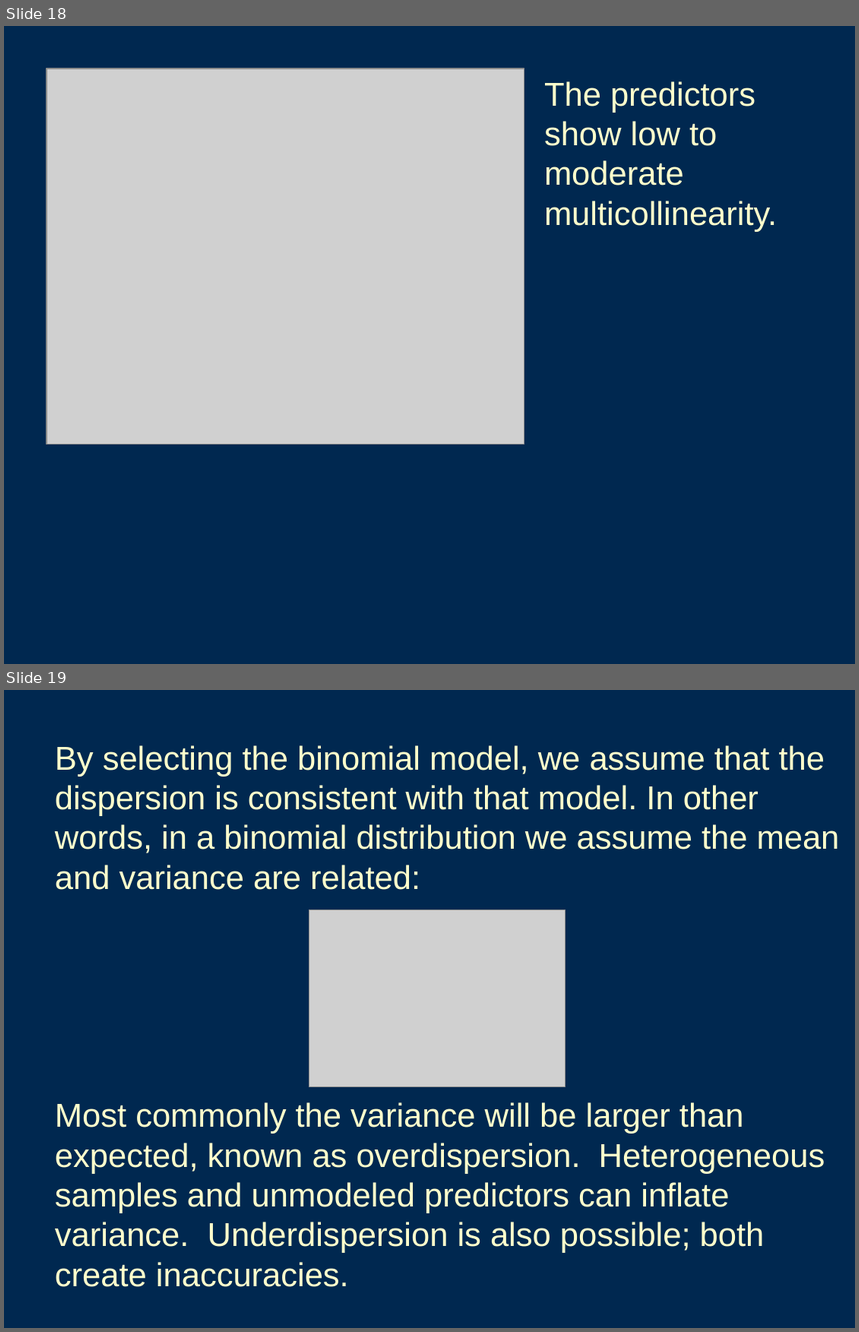
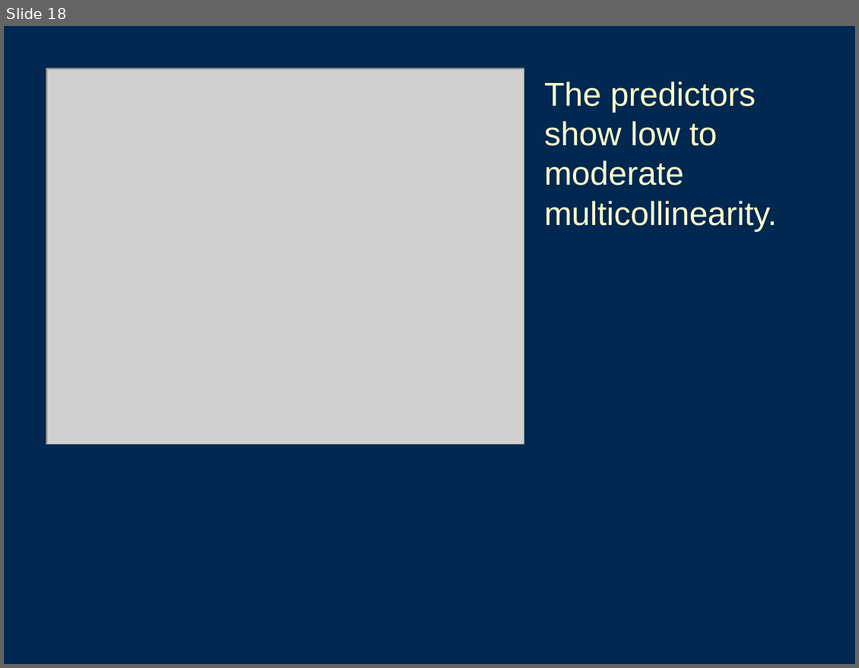
Before and after one commit to emoriebeck/homeworks, a slide deck: multivariate/Class Materials/23 Logistic Regression II/Logistic_Regression_II(2).ppt. Shown one above the other, each under a label of ours: slides 18 and 19 before the commit, slide 18 after it. The pictures are 859x1332 and 859x668 pixels, drawn with LibreOffice and Linux fonts; fonts in the diff are those of the drawing; grey boxes stand for pictures. Boxes give left, top, right and bottom in pixels: in the first picture for what was removed or moved away, otherwise in the second. Text is boxed around its words. In the diff, an @@ line names an element or a change of style, - is before the commit and + after.

```diff
--- a/multivariate/Class Materials/23 Logistic Regression II/Logistic_Regression_II(2).ppt
+++ b/multivariate/Class Materials/23 Logistic Regression II/Logistic_Regression_II(2).ppt
@@ slide 19 removed at box(4, 690, 855, 1328), background #002850 @@
@@ text removed at box(55, 745, 840, 1287) @@
-By selecting the binomial model, we assume that the dispersion is consistent with that model. In other words, in a binomial distribution we assume the mean and variance are related:
-Most commonly the variance will be larger than expected, known as overdispersion. Heterogeneous samples and unmodeled predictors can inflate variance. Underdispersion is also possible; both create inaccuracies.
@@ picture removed at box(309, 910, 565, 1087) @@
```
Also in this commit, not shown: 1 slide changed, 3 slides added, 2 other slides removed, 10 other files.
